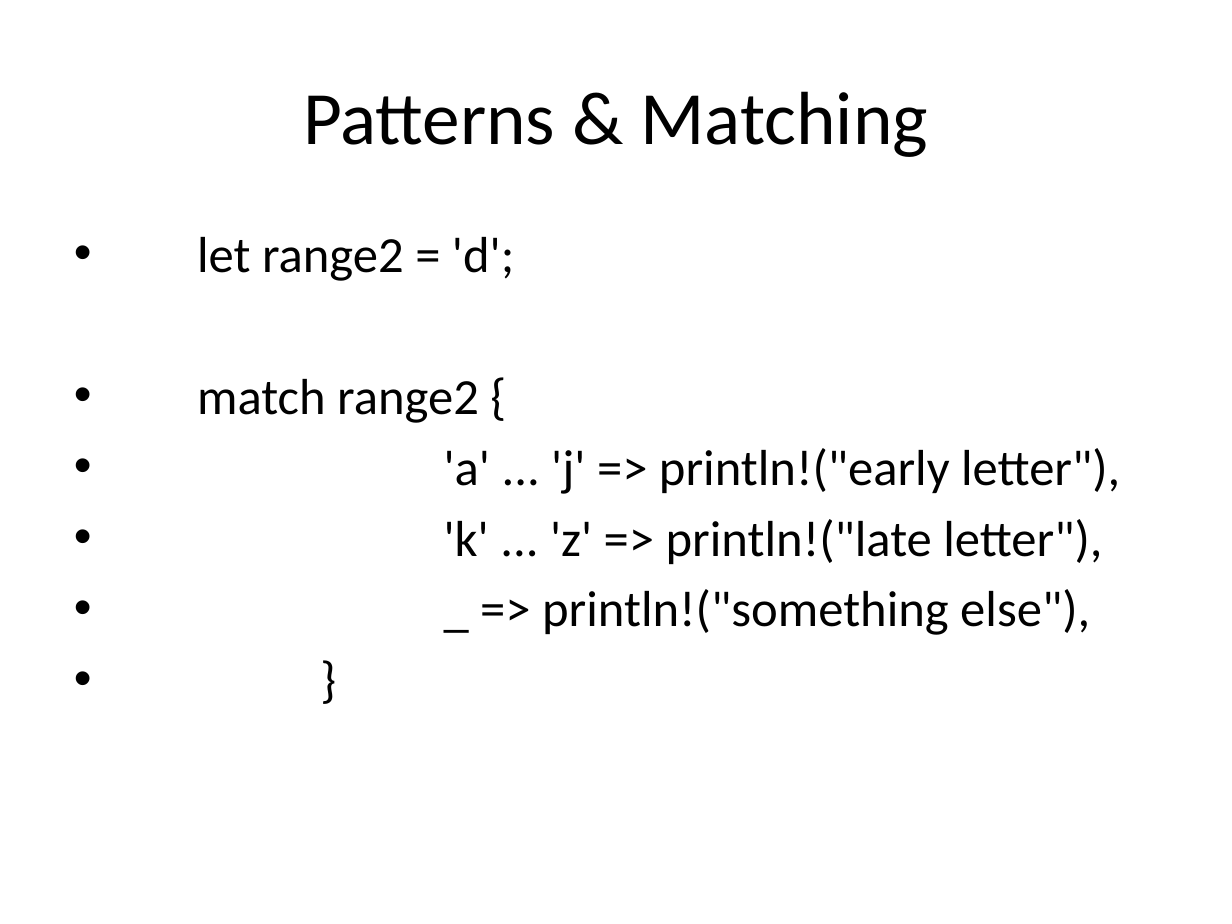
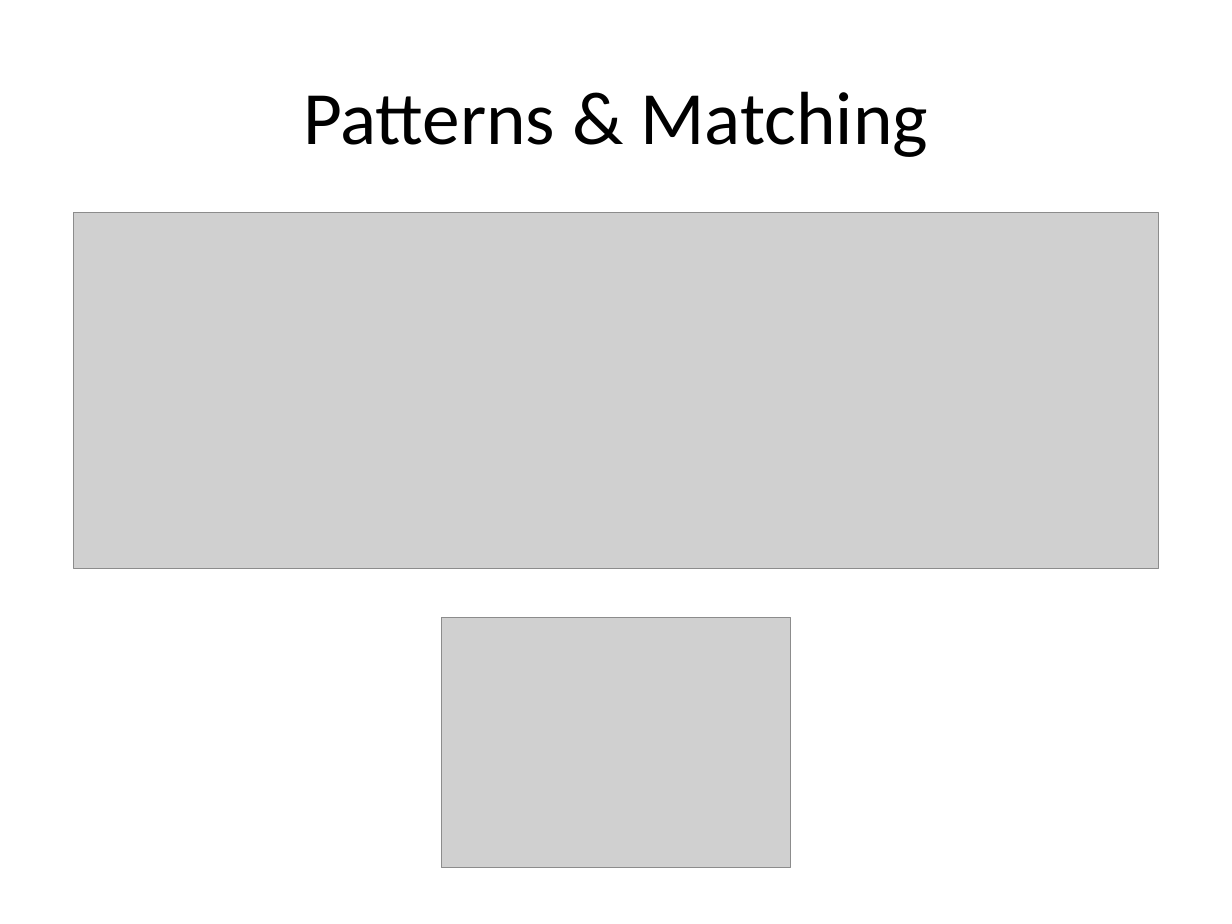
Before and after one commit to FBoss/PCP-Rust, a slide deck: slide 5 of Rust.pptx. Drawn at 1232x924 pixels with LibreOffice and Linux fonts; fonts in the diff are those of the drawing; grey boxes stand for pictures. Boxes give left, top, right and bottom in pixels: in the first picture for what was removed or moved away, otherwise in the second. Text is boxed around its words. In the diff, an @@ line names an element or a change of style, - is before the commit and + after.

Commit message:
Präsentation

```diff
--- a/Rust.pptx
+++ b/Rust.pptx
@@ picture added at bbox=[74, 213, 1158, 569] @@
@@ text removed at bbox=[197, 237, 1120, 635] @@
-• let range2 = 'd';
-• match range2 {
-• 'a' ... 'j' => println!("early letter"),
-• 'k' ... 'z' => println!("late letter"),
-• _ => println!("something else"),
-• }
@@ picture added at bbox=[441, 617, 790, 867] @@
```
